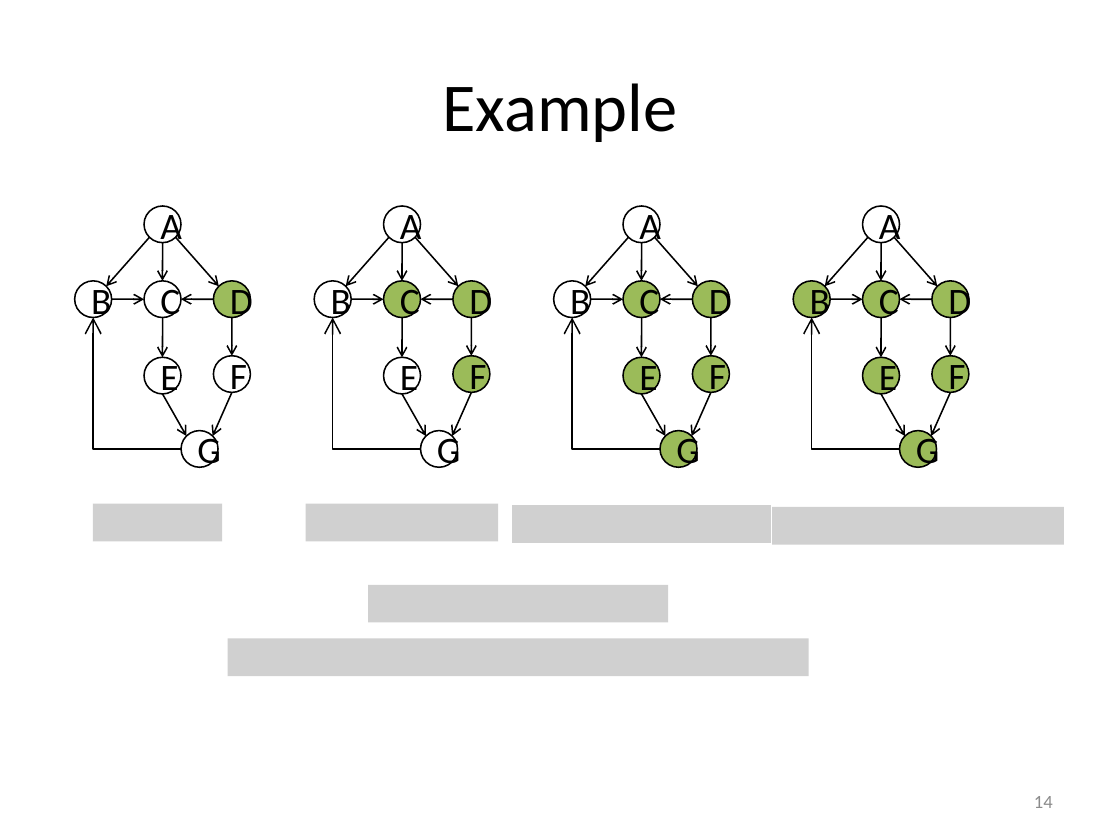
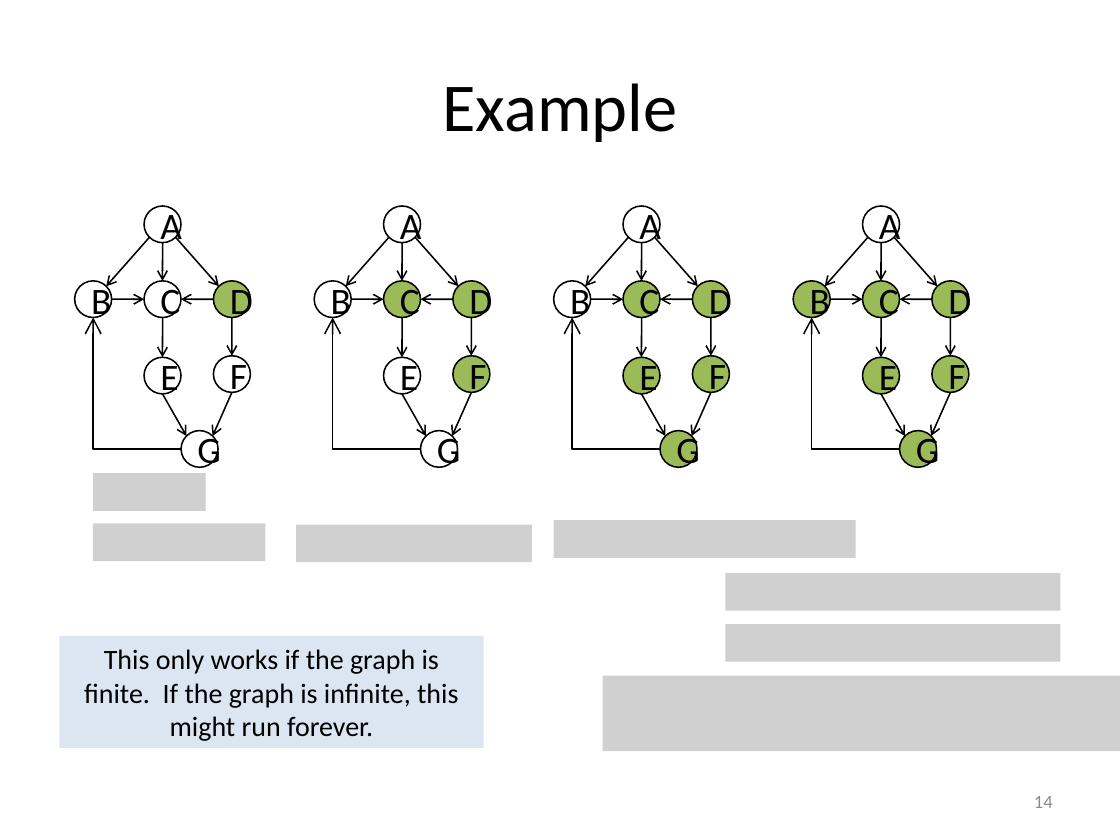
Before and after one commit to mwand/cs5010f16, a slide deck: slide 14 of Slides/Lesson 8.5 Searching in a Graph.pptx. Drawn at 1120x840 pixels with LibreOffice and Linux fonts; fonts in the diff are those of the drawing; grey boxes stand for pictures. Boxes give left, top, right and bottom in pixels: in the first picture for what was removed or moved away, otherwise in the second. Text is boxed around its words. In the diff, an @@ line names an element or a change of style, - is before the commit and + after.

```diff
--- a/Slides/Lesson 8.5 Searching in a Graph.pptx
+++ b/Slides/Lesson 8.5 Searching in a Graph.pptx
@@ picture added at (93, 474, 205, 512) @@
@@ picture removed at (772, 507, 1064, 545) @@
@@ picture: place and size @@
-picture at (93, 504, 222, 542)
+picture at (93, 523, 265, 561)
@@ picture: place and size @@
-picture at (306, 504, 498, 542)
+picture at (296, 524, 531, 562)
@@ picture: place and size @@
-picture at (512, 505, 771, 543)
+picture at (553, 520, 856, 558)
@@ picture removed at (368, 585, 669, 623) @@
@@ picture added at (726, 573, 1061, 612) @@
@@ picture added at (726, 624, 1061, 662) @@
@@ rectangle added at (59, 636, 484, 748), fill #DCE6F2, 18 pt, text #000000 @@
+This only works if the graph is finite. If the graph is infinite, this might run forever.
@@ picture removed at (227, 638, 809, 676) @@
@@ picture added at (603, 675, 1120, 750) @@
```
Also in this commit, not shown: 11 other slides changed, 10 slides added, 1 slide removed, 2 other files.
